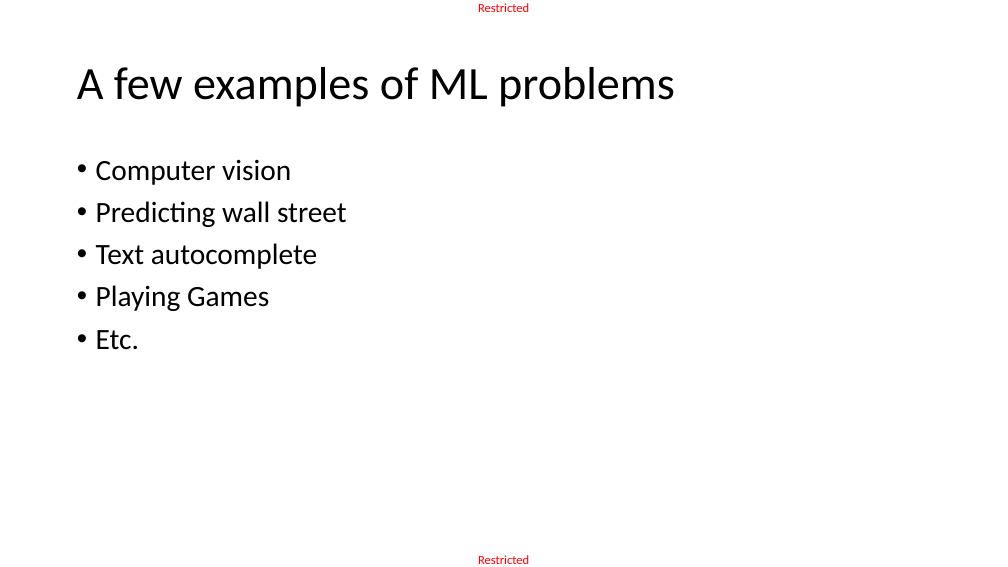
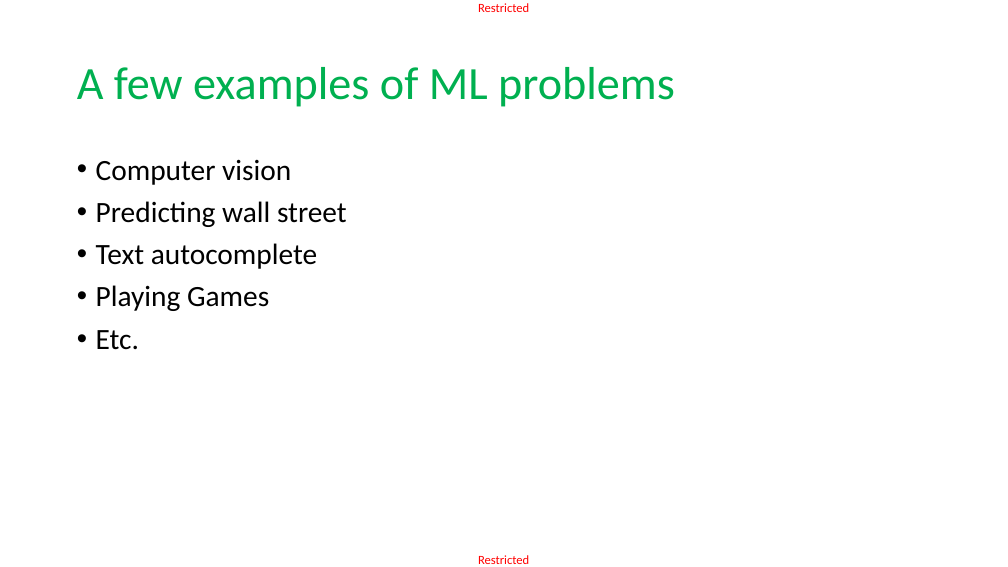
Before and after one commit to matthieudemari/SUTD_DL_50_039, a slide deck: slide 11 of Org.pptx. Drawn at 1008x567 pixels with LibreOffice and Linux fonts; fonts in the diff are those of the drawing. Boxes give left, top, right and bottom in pixels: in the first picture for what was removed or moved away, otherwise in the second. Text is boxed around its words. In the diff, an @@ line names an element or a change of style, - is before the commit and + after.

```diff
--- a/Org.pptx
+++ b/Org.pptx
@@ title "A few examples of ML ..." at bbox=[77, 67, 675, 107]: text colour #000000 to #00B050 @@
```
Also in this commit, not shown: 5 other slides changed, 5 other files.
